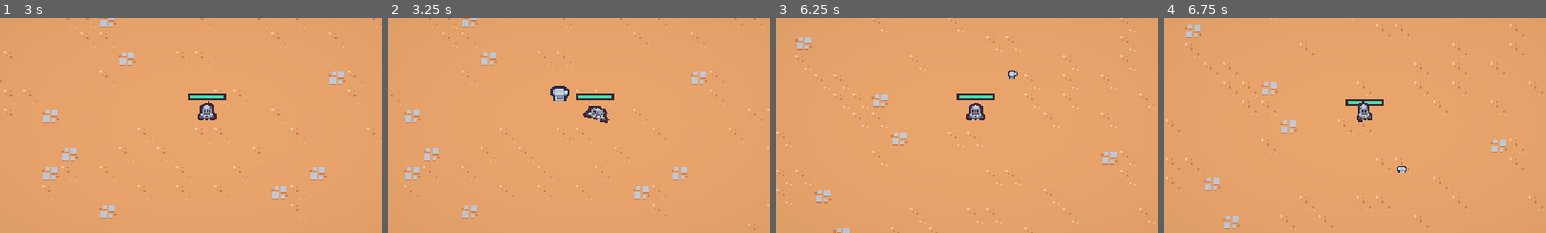
Above: before the commit, frames 1-4 (left to right).
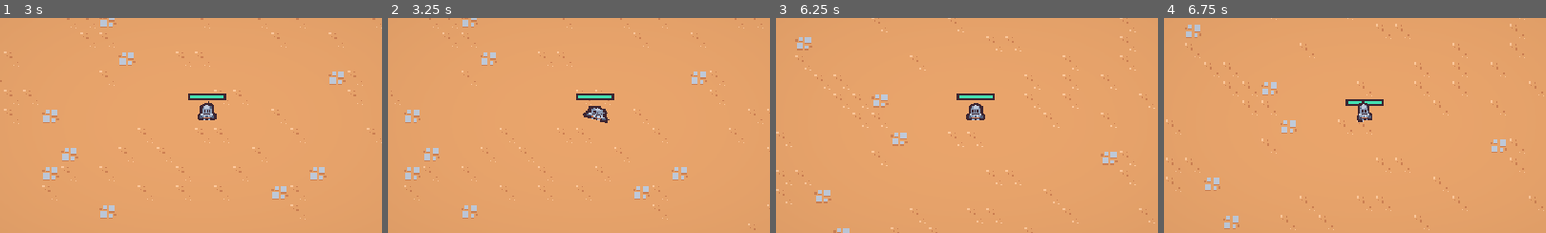
Above: after the commit, the same moments.

Repository: Ian-Ion/2d-survivors-course
Game: Godot game, scene res://scenes/ui/main_menu.tscn
The game is run twice, just before and just after one commit, with the same random seed, the same clock (stepped at 60 frames per second) and the same inputs.
Inputs (mouse positions are % of the whole screen's width and height, from its top left):
- Up to frame 1 (3 s): click "Play" at 0.5 s; move the mouse to (72, 45) at 1.27 s; press the mouse at (72, 45) at 1.28 s; hold D (move_right) 1.28-2.03 s; move the mouse to (30, 55) at 2.02 s; release the mouse at (30, 55) at 2.03 s; hold S (move_down) 2.03-2.78 s; click (30, 55) at 2.1 s; move the mouse to (60, 28) at 2.77 s; press the mouse at (60, 28) at 2.78 s; hold D (move_right) from 2.78 s (still down)
- Up to frame 2 (3.25 s): keep holding D (move_right)
- Up to frame 3 (6.25 s): move the mouse to (45, 70) at 3.52 s; release D (move_right) at 3.53 s; release the mouse at (45, 70) at 3.53 s; hold W (move_up) 3.53-4.28 s; click (45, 70) at 3.6 s; move the mouse to (80, 65) at 4.27 s; press the mouse at (80, 65) at 4.28 s; hold A (move_left) 4.28-5.75 s; tap Escape (pause) at 4.9 s; move the mouse to (20, 35) at 5.02 s; release the mouse at (20, 35) at 5.03 s; click (20, 35) at 5.1 s; click "Resume" at 5.75 s
- Up to frame 4 (6.75 s): move the mouse to (55, 50) at 6.52 s; press the mouse at (55, 50) at 6.53 s; hold S (move_down) from 6.53 s (still down)
The pictures show only the part of the screen within x 24-74%, y 26-76%; the shares and areas given below are measured in that part.

Frame 1 is identical in both runs. In frame 2, 0.3% of the frame differs, in the area x 42-48%, y 31-39%; in frame 3, less than 0.1%; in frame 4, less than 0.1%.

Commit message:
Add health regeneration meta upgrade2

Diff:
--- a/resources/meta_upgrades/experience_gain.tres
+++ b/resources/meta_upgrades/experience_gain.tres
@@ -5,7 +5,7 @@
 [resource]
 script = ExtResource("1_mtixq")
 id = "experience_gain"
-max_quantity = 1
+max_quantity = 3
 experience_cost = 100
-title = "Increase Experience"
-description = "Increases experience drop chance by 10%."
+title = "Health Regeneration"
+description = "Increases experience vial drop rate by 10%."
--- /dev/null
+++ b/resources/meta_upgrades/health_regeneration.tres
@@ -0,0 +1,11 @@
+[gd_resource type="Resource" script_class="MetaUpgrade" load_steps=2 format=3 uid="uid://da0f2qyvrgsk2"]
+
+[ext_resource type="Script" path="res://resources/meta_upgrades/meta_upgrade.gd" id="1_tlpnd"]
+
+[resource]
+script = ExtResource("1_tlpnd")
+id = "health_regeneration"
+max_quantity = 1
+experience_cost = 50
+title = "Increase Experience"
+description = "Regenerates 1 health per level every 30 seconds. "
--- a/scenes/ability/anvil_ability/anvil_ability.tscn
+++ b/scenes/ability/anvil_ability/anvil_ability.tscn
@@ -3,6 +3,45 @@
 [ext_resource type="Texture2D" uid="uid://djo1fw02hd8n4" path="res://scenes/ability/anvil_ability/tile_0074.png" id="1_amksh"]
 [ext_resource type="Script" path="res://scenes/ability/anvil_ability/anvil_ability.gd" id="1_k2s32"]
 [ext_resource type="PackedScene" uid="uid://bsrcavkq8h1q" path="res://scenes/component/hitbox_component.tscn" id="3_0arl2"]
+
+[sub_resource type="Animation" id="Animation_liusy"]
+length = 0.001
+tracks/0/type = "value"
+tracks/0/imported = false
+tracks/0/enabled = true
+tracks/0/path = NodePath("Visuals:position")
+tracks/0/interp = 1
+tracks/0/loop_wrap = true
+tracks/0/keys = {
+"times": PackedFloat32Array(0),
+"transitions": PackedFloat32Array(1),
+"update": 0,
+"values": [Vector2(0, 0)]
+}
+tracks/1/type = "value"
+tracks/1/imported = false
+tracks/1/enabled = true
+tracks/1/path = NodePath("HitboxComponent/CollisionShape2D:disabled")
+tracks/1/interp = 1
+tracks/1/loop_wrap = true
+tracks/1/keys = {
+"times": PackedFloat32Array(0),
+"transitions": PackedFloat32Array(1),
+"update": 1,
+"values": [true]
+}
+tracks/2/type = "value"
+tracks/2/imported = false
+tracks/2/enabled = true
+tracks/2/path = NodePath("Visuals/Sprite2D:scale")
+tracks/2/interp = 1
+tracks/2/loop_wrap = true
+tracks/2/keys = {
+"times": PackedFloat32Array(0),
+"transitions": PackedFloat32Array(1),
+"update": 0,
+"values": [Vector2(1, 1)]
+}
 
 [sub_resource type="Animation" id="Animation_sv7y7"]
 resource_name = "default"
@@ -59,45 +98,6 @@
 }]
 }
 
-[sub_resource type="Animation" id="Animation_liusy"]
-length = 0.001
-tracks/0/type = "value"
-tracks/0/imported = false
-tracks/0/enabled = true
-tracks/0/path = NodePath("Visuals:position")
-tracks/0/interp = 1
-tracks/0/loop_wrap = true
-tracks/0/keys = {
-"times": PackedFloat32Array(0),
-"transitions": PackedFloat32Array(1),
-"update": 0,
-"values": [Vector2(0, 0)]
-}
-tracks/1/type = "value"
-tracks/1/imported = false
-tracks/1/enabled = true
-tracks/1/path = NodePath("HitboxComponent/CollisionShape2D:disabled")
-tracks/1/interp = 1
-tracks/1/loop_wrap = true
-tracks/1/keys = {
-"times": PackedFloat32Array(0),
-"transitions": PackedFloat32Array(1),
-"update": 1,
-"values": [true]
-}
-tracks/2/type = "value"
-tracks/2/imported = false
-tracks/2/enabled = true
-tracks/2/path = NodePath("Visuals/Sprite2D:scale")
-tracks/2/interp = 1
-tracks/2/loop_wrap = true
-tracks/2/keys = {
-"times": PackedFloat32Array(0),
-"transitions": PackedFloat32Array(1),
-"update": 0,
-"values": [Vector2(1, 1)]
-}
-
 [sub_resource type="AnimationLibrary" id="AnimationLibrary_jsfes"]
 _data = {
 "RESET": SubResource("Animation_liusy"),
--- a/scenes/autoload/screen_transition.tscn
+++ b/scenes/autoload/screen_transition.tscn
@@ -3,6 +3,33 @@
 [ext_resource type="Script" path="res://scenes/autoload/screen_transition.gd" id="1_2puk1"]
 [ext_resource type="Shader" path="res://scenes/autoload/screen_transition.gdshader" id="1_75xp3"]
 [ext_resource type="Texture2D" uid="uid://dxfhqaeip405n" path="res://assets/ui/screen_transition.png" id="2_yka76"]
+
+[sub_resource type="Animation" id="Animation_itpcs"]
+length = 0.001
+tracks/0/type = "value"
+tracks/0/imported = false
+tracks/0/enabled = true
+tracks/0/path = NodePath("ColorRect:material:shader_parameter/percent")
+tracks/0/interp = 1
+tracks/0/loop_wrap = true
+tracks/0/keys = {
+"times": PackedFloat32Array(0),
+"transitions": PackedFloat32Array(1),
+"update": 0,
+"values": [0.542]
+}
+tracks/1/type = "value"
+tracks/1/imported = false
+tracks/1/enabled = true
+tracks/1/path = NodePath("ColorRect:visible")
+tracks/1/interp = 1
+tracks/1/loop_wrap = true
+tracks/1/keys = {
+"times": PackedFloat32Array(0),
+"transitions": PackedFloat32Array(1),
+"update": 1,
+"values": [false]
+}
 
 [sub_resource type="Animation" id="Animation_uokcj"]
 resource_name = "default"
@@ -47,33 +74,6 @@
 "values": [false, true]
 }
 
-[sub_resource type="Animation" id="Animation_itpcs"]
-length = 0.001
-tracks/0/type = "value"
-tracks/0/imported = false
-tracks/0/enabled = true
-tracks/0/path = NodePath("ColorRect:material:shader_parameter/percent")
-tracks/0/interp = 1
-tracks/0/loop_wrap = true
-tracks/0/keys = {
-"times": PackedFloat32Array(0),
-"transitions": PackedFloat32Array(1),
-"update": 0,
-"values": [0.542]
-}
-tracks/1/type = "value"
-tracks/1/imported = false
-tracks/1/enabled = true
-tracks/1/path = NodePath("ColorRect:visible")
-tracks/1/interp = 1
-tracks/1/loop_wrap = true
-tracks/1/keys = {
-"times": PackedFloat32Array(0),
-"transitions": PackedFloat32Array(1),
-"update": 1,
-"values": [false]
-}
-
 [sub_resource type="AnimationLibrary" id="AnimationLibrary_rkfps"]
 _data = {
 "RESET": SubResource("Animation_itpcs"),
--- a/scenes/component/health_component.gd
+++ b/scenes/component/health_component.gd
@@ -2,7 +2,8 @@
 class_name HealthComponent
 
 signal died
-signal health_changed
+signal health_increased
+signal health_decreased
 
 @export var max_health: float = 10
 var current_health
@@ -13,8 +14,13 @@
 
 func damage(damage_amount: float):
 	current_health = max(current_health - damage_amount, 0)
-	health_changed.emit()
+	health_decreased.emit()
 	Callable(check_death).call_deferred()
+
+
+func heal(heal_amount: float):
+	current_health = min(current_health + heal_amount, max_health)
+	health_increased.emit()
 
 
 func get_health_percent():
--- a/scenes/component/hit_flash_component.gd
+++ b/scenes/component/hit_flash_component.gd
@@ -8,11 +8,11 @@
 
 
 func _ready():
-	health_component.health_changed.connect(on_health_changed)
+	health_component.health_decreased.connect(on_health_decreased)
 	sprite.material = hit_flash_material
 
 
-func on_health_changed():
+func on_health_decreased():
 	if hit_flash_tween != null && hit_flash_tween.is_valid():
 		hit_flash_tween.kill()
 
--- a/scenes/game_object/player/player.gd
+++ b/scenes/game_object/player/player.gd
@@ -1,4 +1,6 @@
 extends CharacterBody2D
+
+@export var arena_time_manager: ArenaTimeManager
 
 @onready var damage_interval_timer = $DamageIntervalTimer
 @onready var velocity_component: VelocityComponent = $VelocityComponent
@@ -12,13 +14,15 @@
 var base_speed = 0
 
 
-func _ready() -> void:
+func _ready():
+	arena_time_manager.arena_difficulty_increased.connect(on_arena_difficulty_increased)
 	base_speed = velocity_component.max_speed
 
 	$CollisionArea2D.body_entered.connect(on_body_entered)
 	$CollisionArea2D.body_exited.connect(on_body_exited)
 	damage_interval_timer.timeout.connect(on_damage_interval_timer_timeout)
-	health_component.health_changed.connect(on_health_changed)
+	health_component.health_decreased.connect(on_health_decreased)
+	health_component.health_increased.connect(on_health_increased)
 	GameEvents.ability_upgrade_added.connect(on_ability_upgrade_added)
 	update_health_display()
 
@@ -70,10 +74,14 @@
 	check_deal_damage()
 
 
-func on_health_changed():
+func on_health_decreased():
 	GameEvents.emit_player_damaged()
 	update_health_display()
 	$HitRandomStreamPlayer.play_random()
+
+
+func on_health_increased():
+	update_health_display()
 
 
 func on_ability_upgrade_added(ability_upgrade: AbilityUpgrade, current_upgrades: Dictionary):
@@ -82,3 +90,9 @@
 		abilities.add_child(ability.ability_controller_scene.instantiate())
 	elif ability_upgrade.id == "player_speed":
 		velocity_component.max_speed = base_speed + (base_speed * current_upgrades["player_speed"]["quantity"] * .1)
+
+func on_arena_difficulty_increased(difficulty: int):
+	var health_regeneration_quantity = MetaProgression.get_current_quantity("health_regeneration")
+	var is_thirty_second_interval = (difficulty % 6) == 0
+	if is_thirty_second_interval && health_regeneration_quantity > 0:
+		health_component.heal(health_regeneration_quantity)
--- a/scenes/game_object/player/player.tscn
+++ b/scenes/game_object/player/player.tscn
@@ -6,7 +6,6 @@
 [ext_resource type="PackedScene" uid="uid://c14yd1c2fq3k" path="res://scenes/component/velocity_component.tscn" id="2_lwxj8"]
 [ext_resource type="PackedScene" uid="uid://com35jq1cobsb" path="res://scenes/ability/sword_ability_controller/sword_ability_controller.tscn" id="2_yyn2t"]
 [ext_resource type="PackedScene" uid="uid://dtlpwu7atygdi" path="res://scenes/component/random_stream_player_2d_component.tscn" id="5_1oqgl"]
-[ext_resource type="PackedScene" uid="uid://dcffpke3qhwyb" path="res://scenes/ability/anvil_ability_controller/anvil_ability_controller.tscn" id="5_63qdh"]
 [ext_resource type="AudioStream" uid="uid://bd47ejw5clk23" path="res://assets/audio/impactMining_000.ogg" id="6_78ccp"]
 [ext_resource type="AudioStream" uid="uid://d4hr8gl0tukvp" path="res://assets/audio/impactMining_001.ogg" id="7_i0k81"]
 [ext_resource type="AudioStream" uid="uid://d1eq443nrqto2" path="res://assets/audio/impactMining_002.ogg" id="8_jahv0"]
@@ -136,8 +135,6 @@
 
 [node name="SwordAbilityController" parent="Abilities" instance=ExtResource("2_yyn2t")]
 
-[node name="AnvilAbilityController" parent="Abilities" instance=ExtResource("5_63qdh")]
-
 [node name="HitRandomStreamPlayer" parent="." instance=ExtResource("5_1oqgl")]
 streams = Array[AudioStream]([ExtResource("6_78ccp"), ExtResource("7_i0k81"), ExtResource("8_jahv0"), ExtResource("9_mryf1"), ExtResource("10_cbwuc")])
 
--- a/scenes/main/main.tscn
+++ b/scenes/main/main.tscn
@@ -45,9 +45,10 @@
 [node name="Entities" type="Node2D" parent="." groups=["entities_layer"]]
 y_sort_enabled = true
 
-[node name="Player" parent="Entities" instance=ExtResource("1_ndkcf")]
+[node name="Player" parent="Entities" node_paths=PackedStringArray("arena_time_manager") instance=ExtResource("1_ndkcf")]
 unique_name_in_owner = true
 position = Vector2(328, 233)
 collision_layer = 0
+arena_time_manager = NodePath("../../ArenaTimeManager")
 
 [node name="Foreground" type="Node2D" parent="." groups=["foreground_layer"]]
--- a/scenes/ui/meta_menu.tscn
+++ b/scenes/ui/meta_menu.tscn
@@ -6,13 +6,14 @@
 [ext_resource type="TileSet" uid="uid://crqs4dsym46lf" path="res://resources/tileset.tres" id="3_bdsgx"]
 [ext_resource type="Resource" uid="uid://dk8ukapyeeck5" path="res://resources/meta_upgrades/experience_gain.tres" id="3_ixv4x"]
 [ext_resource type="PackedScene" uid="uid://blrs8jdkx61jy" path="res://scenes/ui/sound_button.tscn" id="4_ckjor"]
+[ext_resource type="Resource" uid="uid://da0f2qyvrgsk2" path="res://resources/meta_upgrades/health_regeneration.tres" id="4_ktggd"]
 [ext_resource type="PackedScene" uid="uid://cwckicf7ge837" path="res://scenes/ui/meta_upgrade_card.tscn" id="7_qdrfd"]
 
 [node name="Meta Menu" type="CanvasLayer"]
 process_mode = 3
 layer = 2
 script = ExtResource("1_pj6w8")
-upgrades = Array[ExtResource("2_d8s31")]([ExtResource("3_ixv4x")])
+upgrades = Array[ExtResource("2_d8s31")]([ExtResource("3_ixv4x"), ExtResource("4_ktggd")])
 
 [node name="Vignette" parent="." instance=ExtResource("2_p3mnp")]
 layer = 3
--- a/scenes/ui/pause_menu.tscn
+++ b/scenes/ui/pause_menu.tscn
@@ -18,10 +18,6 @@
 "values": [Color(1, 1, 1, 1)]
 }
 
-[sub_resource type="Animation" id="Animation_p7wn1"]
-resource_name = "out"
-step = 0.05
-
 [sub_resource type="Animation" id="Animation_hkq4q"]
 resource_name = "default"
 length = 0.15
@@ -38,6 +34,10 @@
 "update": 0,
 "values": [Color(1, 1, 1, 0), Color(1, 1, 1, 1)]
 }
+
+[sub_resource type="Animation" id="Animation_p7wn1"]
+resource_name = "out"
+step = 0.05
 
 [sub_resource type="AnimationLibrary" id="AnimationLibrary_ihatf"]
 _data = {
Not shown: 1 places in scenes/game_object/player/player.tscn that only renumber resources
Not shown: 1 places in scenes/ui/meta_menu.tscn that only renumber resources
